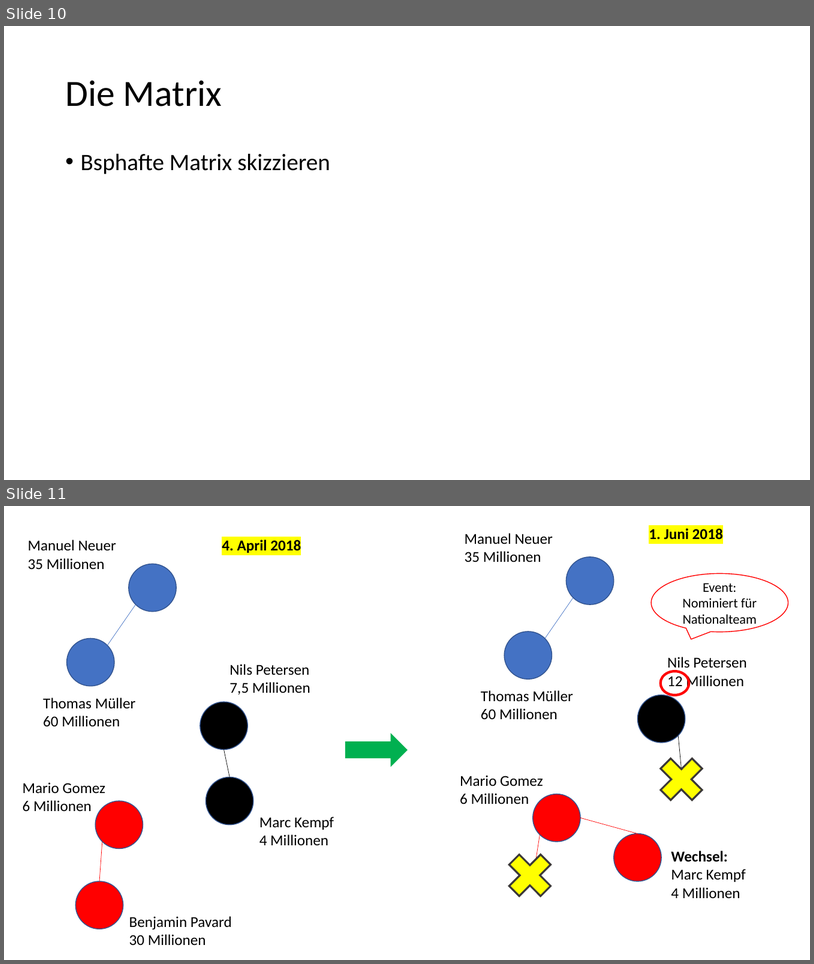
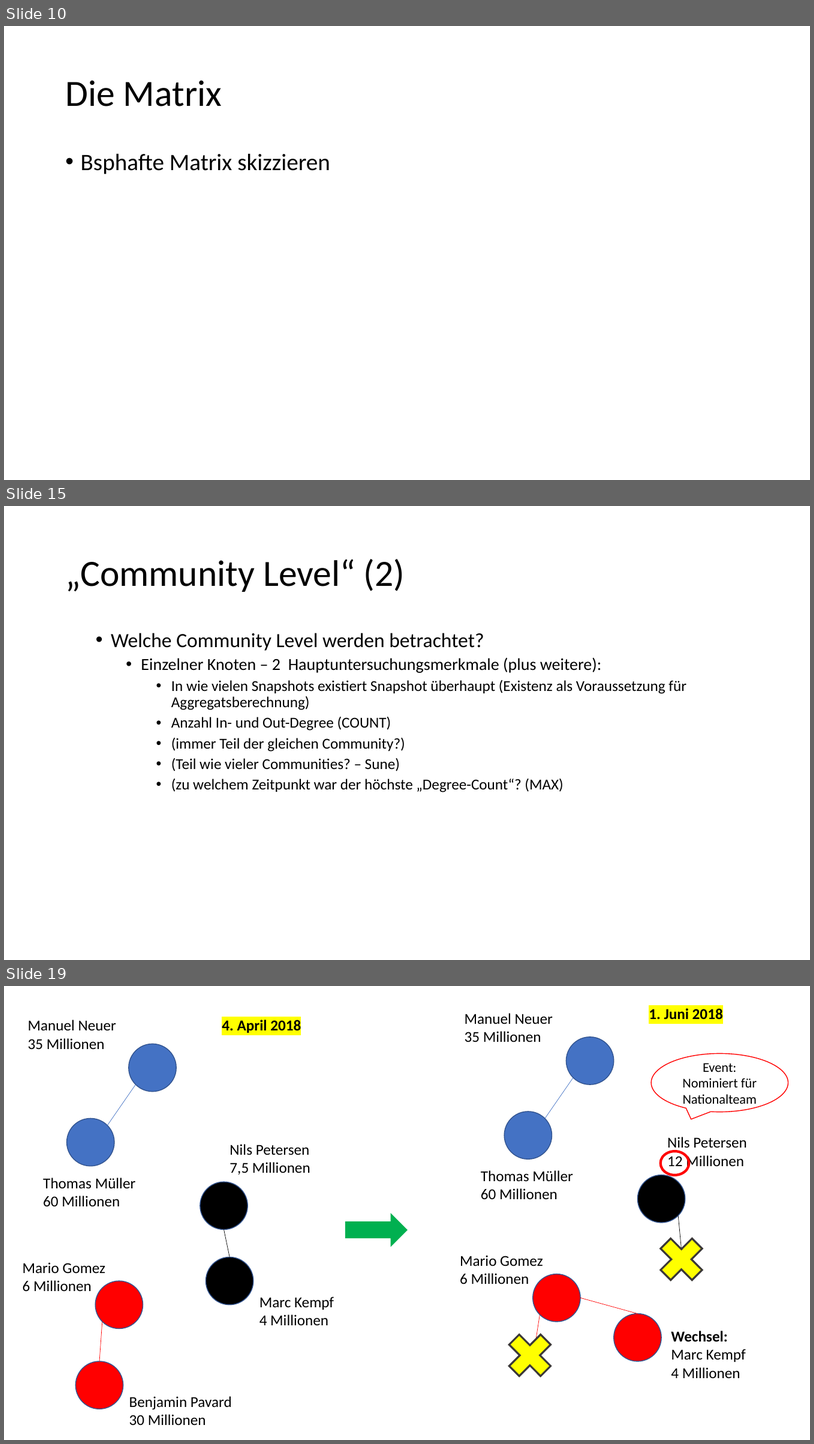
Before and after one commit to johnsonaux/temporale-graphen, a slide deck: Bewertungsmatrix.pptx. Shown one above the other, each under a label of ours: slides 10 and 11 before the commit, slides 10, 15 and 19 after it; the slides between them are not shown. The pictures are 814x964 and 814x1444 pixels, drawn with LibreOffice and Linux fonts; fonts in the diff are those of the drawing. Boxes give left, top, right and bottom in pixels: in the first picture for what was removed or moved away, otherwise in the second. Text is boxed around its words. In the diff, an @@ line names an element or a change of style, - is before the commit and + after.

```diff
--- a/Bewertungsmatrix.pptx
+++ b/Bewertungsmatrix.pptx
@@ slide 15 added at bbox=[4, 506, 810, 960], background #FFFFFF @@
@@ title added at bbox=[65, 559, 405, 592], 44 pt, text #000000 @@
+„Community Level“ (2)
@@ text added at bbox=[111, 633, 687, 792], 18 pt, text #000000 @@
+  • Welche Community Level werden betrachtet?
+    • Einzelner Knoten – 2 Hauptuntersuchungsmerkmale (plus weitere):
+      • In wie vielen Snapshots existiert Snapshot überhaupt (Existenz als Voraussetzung für Aggregatsberechnung)
+      • Anzahl In- und Out-Degree (COUNT)
+      • (immer Teil der gleichen Community?)
+      • (Teil wie vieler Communities? – Sune)
+      • (zu welchem Zeitpunkt war der höchste „Degree-Count“? (MAX)
@@ what was slide 11 is now slide 19 @@
```
Also in this commit, not shown: 1 slide changed, 8 other slides added, 2 other files.
